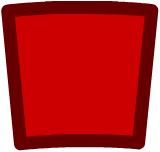
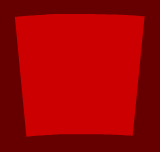
The second 160x152 image is a revision of the first. Changes to its layers:
added layer "Layer 2" over [0, 0, 160, 152]
